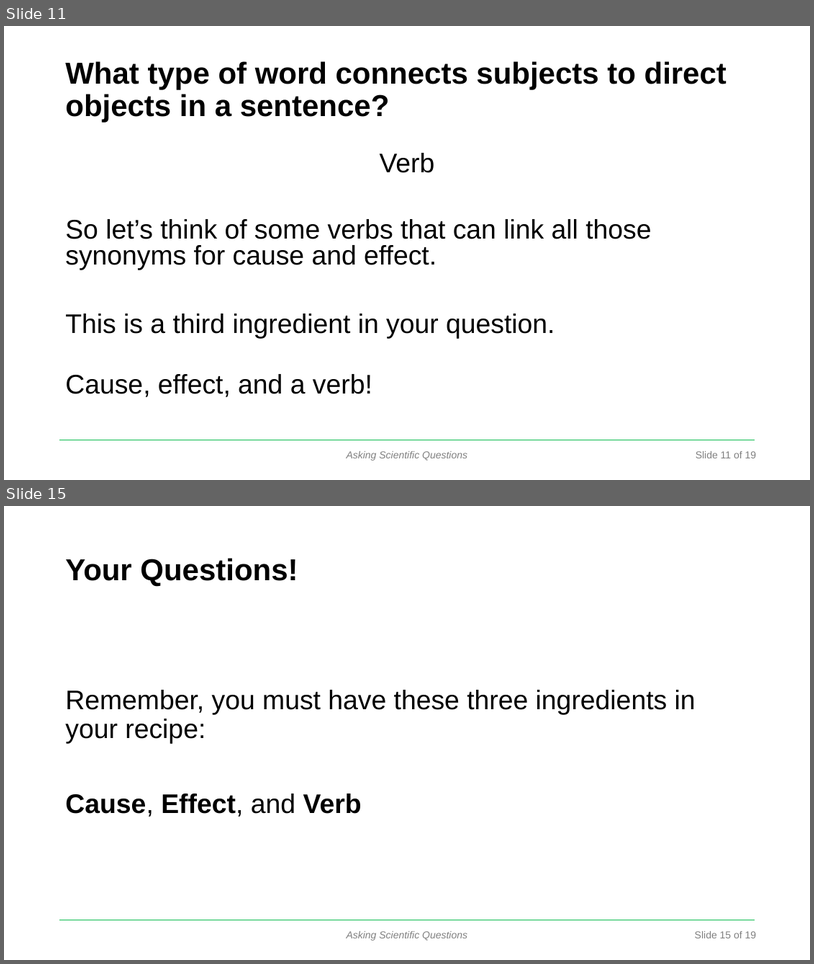
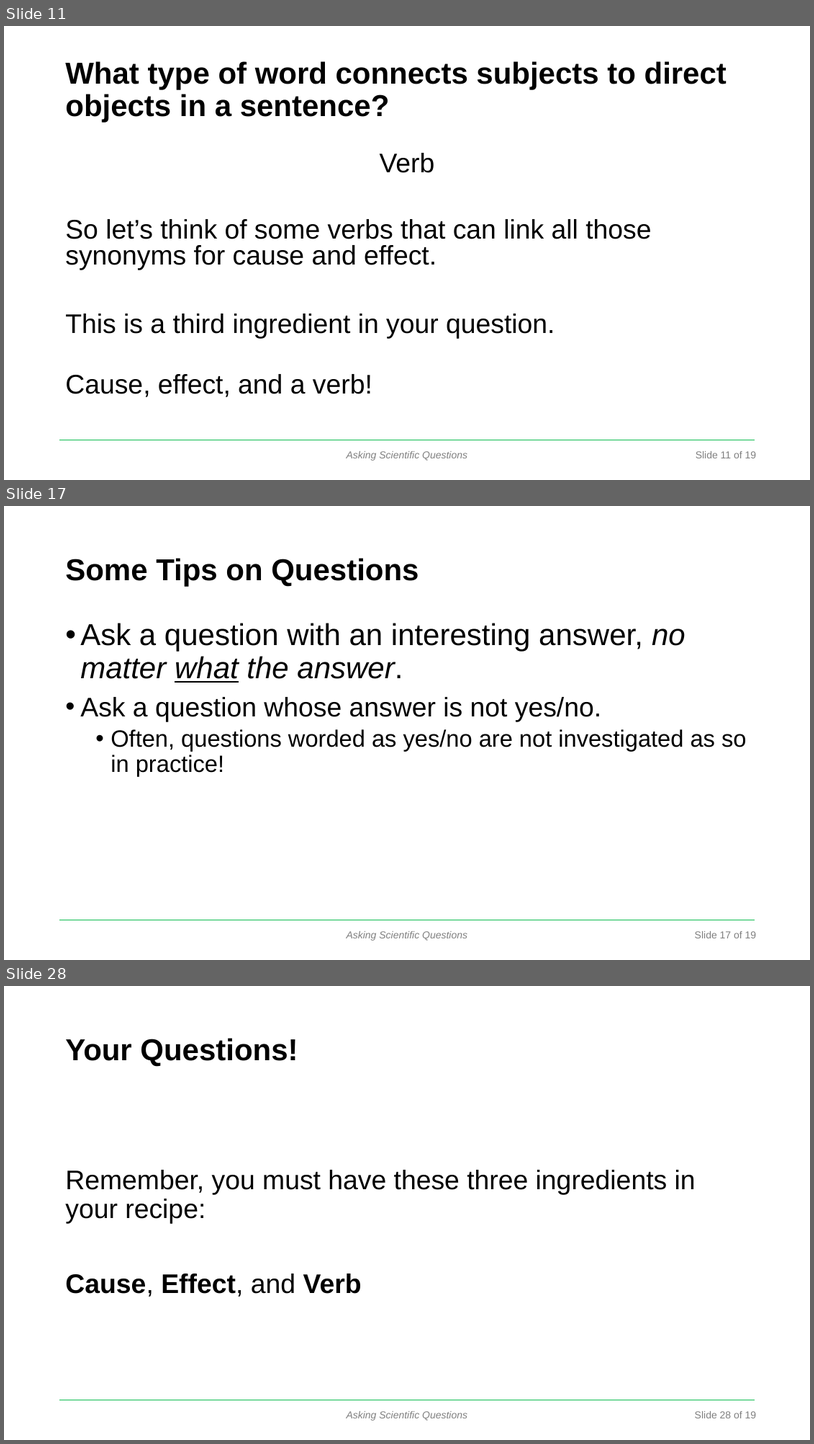
Before and after one commit to DataInvestigations/class_materials, a slide deck: lectures/le2_ask a question lecture/AskingQuestions-ppt-act.pptx. Shown one above the other, each under a label of ours: slides 11 and 15 before the commit, slides 11, 17 and 28 after it; the slides between them are not shown. The pictures are 814x964 and 814x1444 pixels, drawn with LibreOffice and Linux fonts; fonts in the diff are those of the drawing; background and template pictures are left out. Boxes give left, top, right and bottom in pixels: in the first picture for what was removed or moved away, otherwise in the second. Text is boxed around its words. In the diff, an @@ line names an element or a change of style, - is before the commit and + after.

```diff
--- a/lectures/le2_ask a question lecture/AskingQuestions-ppt-act.pptx
+++ b/lectures/le2_ask a question lecture/AskingQuestions-ppt-act.pptx
@@ slide 17 added at (4,506,810,960), background #FFFFFF; not listed: 3 template elements that a slide beside it also shows @@
@@ title added at (65,558,419,586), 36 pt, text #000000, bold @@
+Some Tips on Questions
@@ text added at (80,623,747,776), 28 pt, text #000000 @@
+• Ask a question with an interesting answer, no matter what the answer.
+• Ask a question whose answer is not yes/no.
+  • Often, questions worded as yes/no are not investigated as so in practice!
@@ what was slide 15 is now slide 28 @@
@@ text at (695,1411,757,1418): text changed @@
-Slide 15 of 19
+Slide 28 of 19
```
Also in this commit, not shown: 1 slide changed, 12 other slides added, 39 other files.
